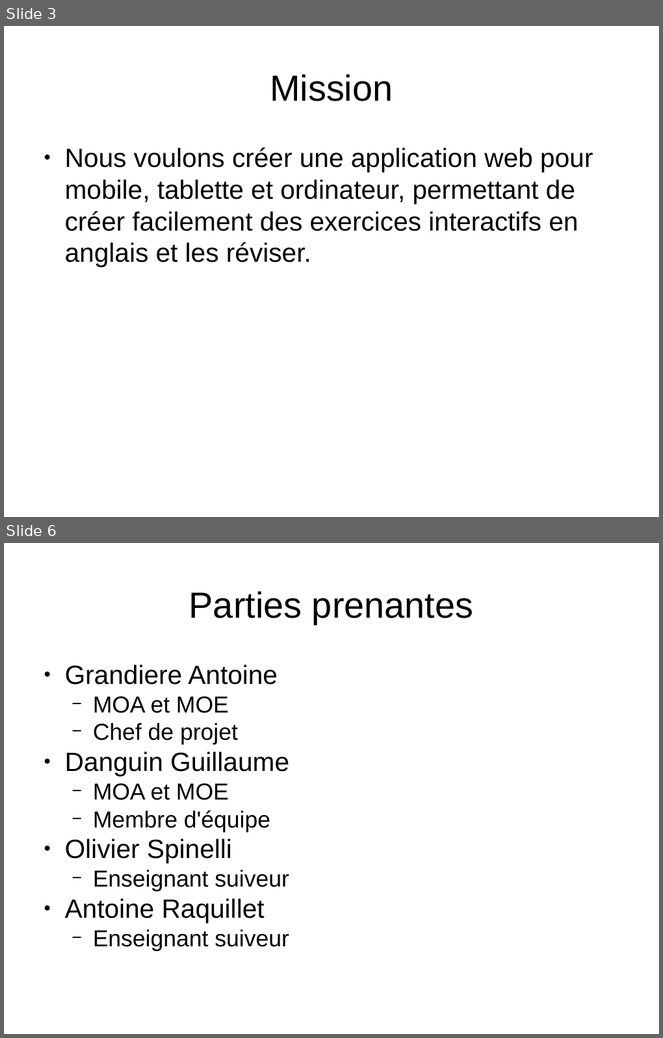
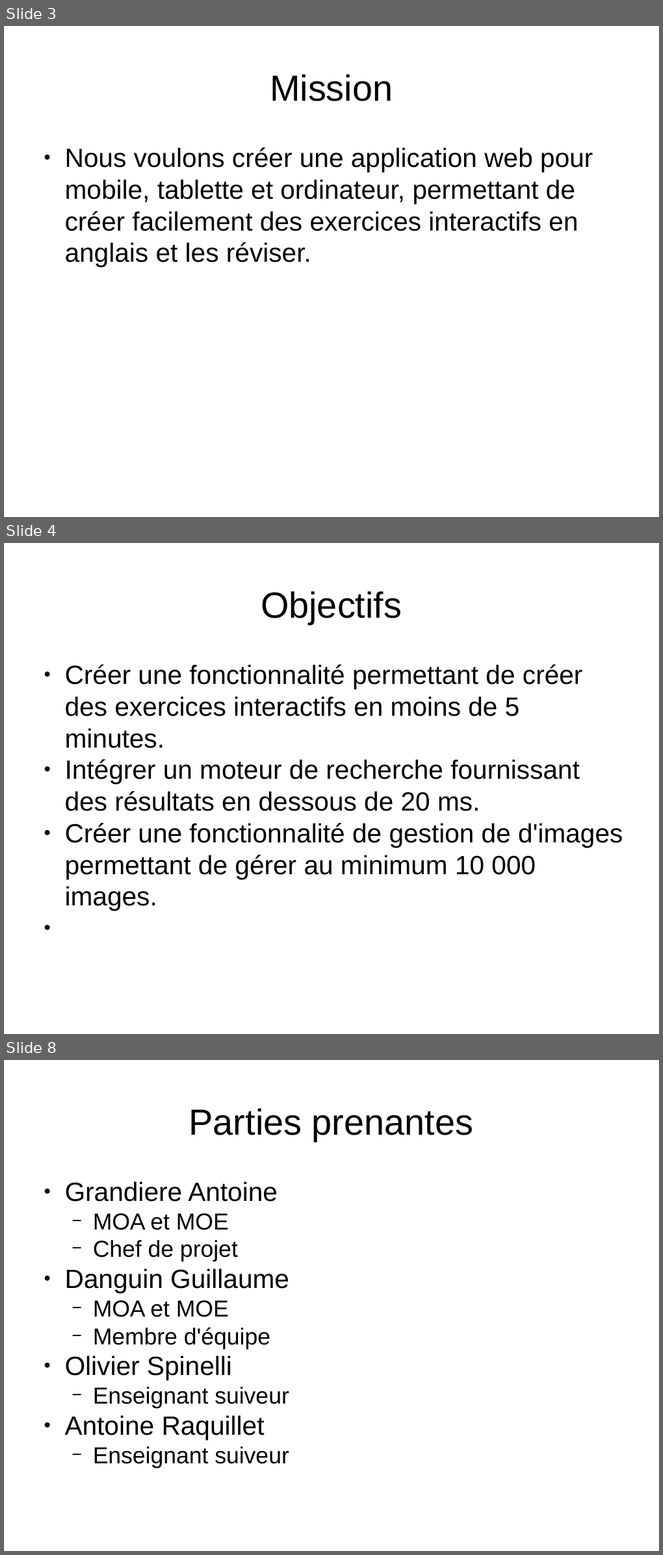
Before and after one commit to Mach12/Linguissime, a slide deck: Avant-projet/Itération 0.pptx. Shown one above the other, each under a label of ours: slides 3 and 6 before the commit, slides 3, 4 and 8 after it; the slides between them are not shown. The pictures are 663x1038 and 663x1555 pixels, drawn with LibreOffice and Linux fonts; fonts in the diff are those of the drawing. Boxes give left, top, right and bottom in pixels: in the first picture for what was removed or moved away, otherwise in the second. Text is boxed around its words. In the diff, an @@ line names an element or a change of style, - is before the commit and + after.

```diff
--- a/Avant-projet/Itération 0.pptx
+++ b/Avant-projet/Itération 0.pptx
@@ slide 4 added at (4,543,659,1034), background #FFFFFF @@
@@ text added at (261,591,402,624), 44 pt, text #000000 @@
+Objectifs
@@ text added at (65,665,623,911), 32 pt, text #000000 @@
+● Créer une fonctionnalité permettant de créer des exercices interactifs en moins de 5 minutes.
+● Intégrer un moteur de recherche fournissant des résultats en dessous de 20 ms.
+● Créer une fonctionnalité de gestion de d'images permettant de gérer au minimum 10 000 images.
@@ what was slide 6 is now slide 8 @@
```
Also in this commit, not shown: 3 slides changed, 3 other slides added, 1 other file.
